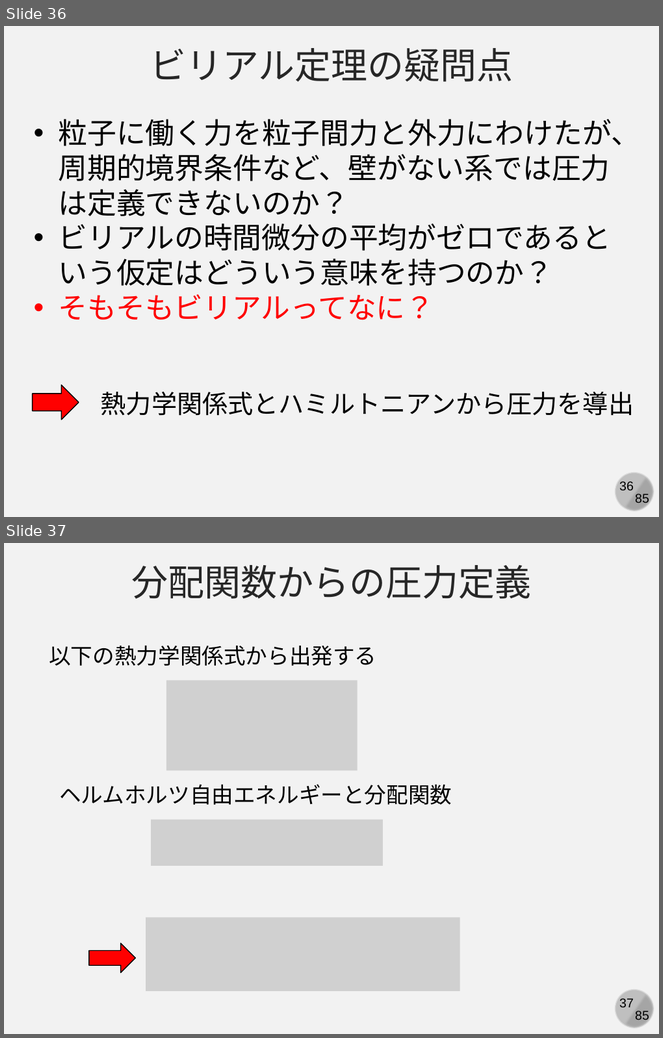
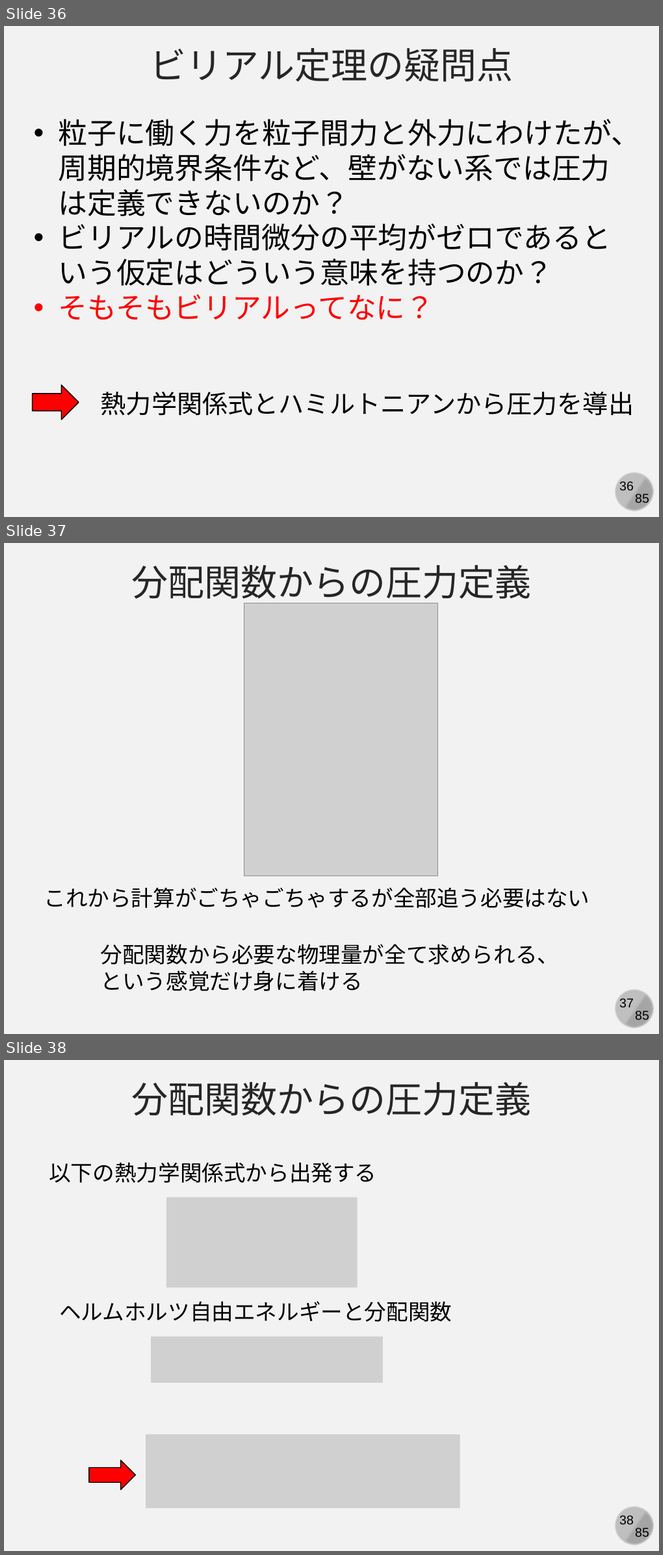
Before and after one commit to kaityo256/simulation_engineering, a slide deck: 06_md_observable/simulation06.pptx. Shown one above the other, each under a label of ours: slides 36 and 37 before the commit, slides 36, 37 and 38 after it. The pictures are 663x1038 and 663x1555 pixels, drawn with LibreOffice and Linux fonts; fonts in the diff are those of the drawing; grey boxes stand for pictures. Boxes give left, top, right and bottom in pixels: in the first picture for what was removed or moved away, otherwise in the second. Text is boxed around its words. In the diff, an @@ line names an element or a change of style, - is before the commit and + after.

```diff
--- a/06_md_observable/simulation06.pptx
+++ b/06_md_observable/simulation06.pptx
@@ slide 37 added at [4, 543, 659, 1034], background #F2F2F2; not listed: 4 template elements that a slide beside it also shows @@
@@ text added at [131, 565, 531, 605], 40 pt, text #262626 @@
+分配関数からの圧力定義
@@ picture added at [244, 603, 438, 876] @@
@@ text added at [44, 887, 590, 908], 24 pt, text #000000 @@
+これから計算がごちゃごちゃするが全部追う必要はない
@@ text added at [101, 944, 560, 991], 24 pt, text #000000 @@
+分配関数から必要な物理量が全て求められる、という感覚だけ身に着ける
@@ what was slide 37 is now slide 38 @@
@@ page number at [620, 1516, 634, 1525]: text changed @@
-37
+38
```
Also in this commit, not shown: 1 slide changed, 7 other slides added.
